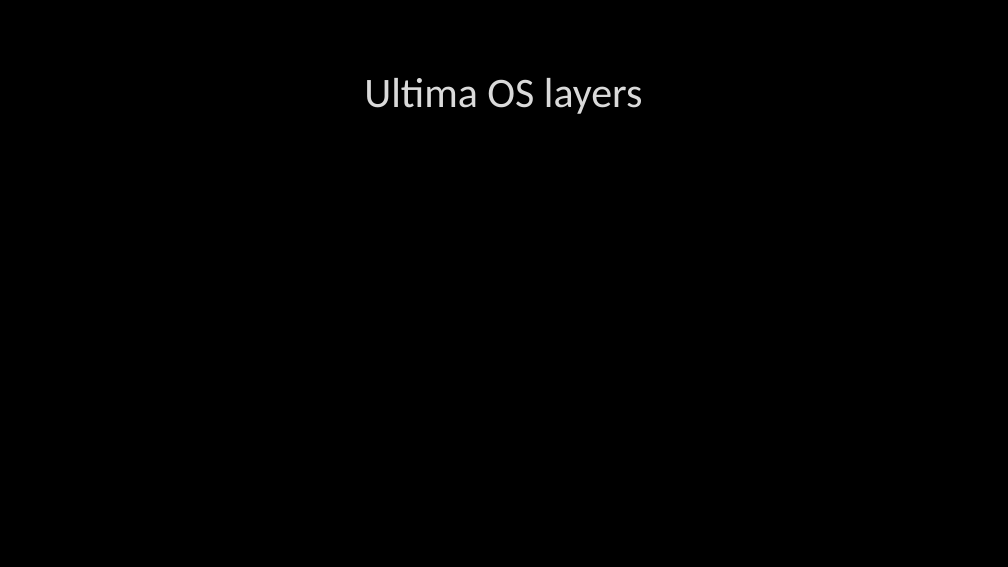
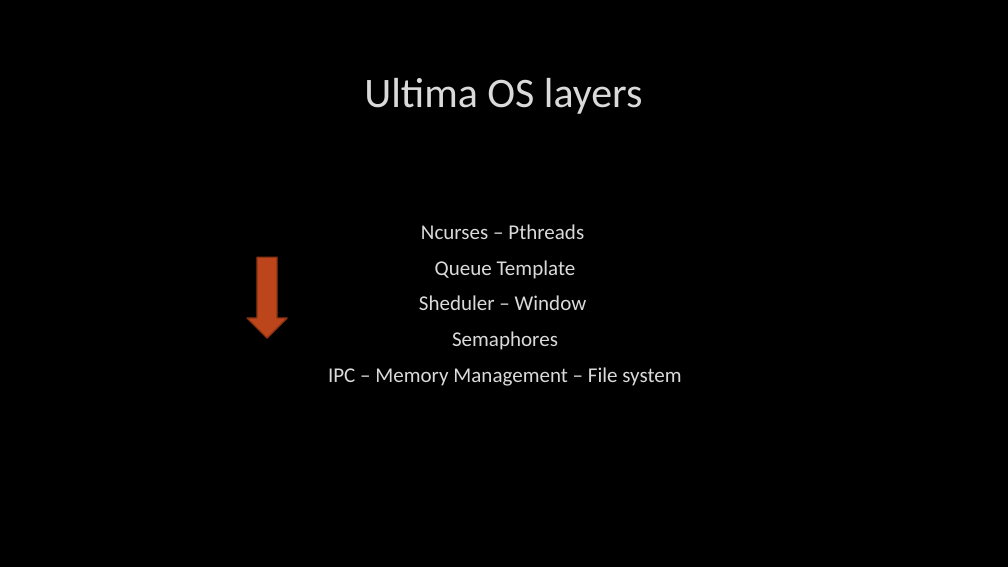
Before and after one commit to Drake-W/Ultima-2-Simulated-Operating-System, a slide deck: slide 9 of phase5 presentation.pptx. Drawn at 1008x567 pixels with LibreOffice and Linux fonts; fonts in the diff are those of the drawing; background and template pictures are left out. Boxes give left, top, right and bottom in pixels: in the first picture for what was removed or moved away, otherwise in the second. Text is boxed around its words. In the diff, an @@ line names an element or a change of style, - is before the commit and + after.

```diff
--- a/phase5 presentation.pptx
+++ b/phase5 presentation.pptx
@@ text added at (328, 224, 681, 386), 20 pt, text #DADADA @@
+Ncurses – Pthreads
+Queue Template
+Sheduler – Window
+Semaphores
+IPC – Memory Management – File system
@@ down arrow added at (247, 257, 287, 338), fill #BC451B, outline #8B3314 1.25 pt @@
```
Also in this commit, not shown: 2 other slides changed, 12 slides added, 12 other files.
